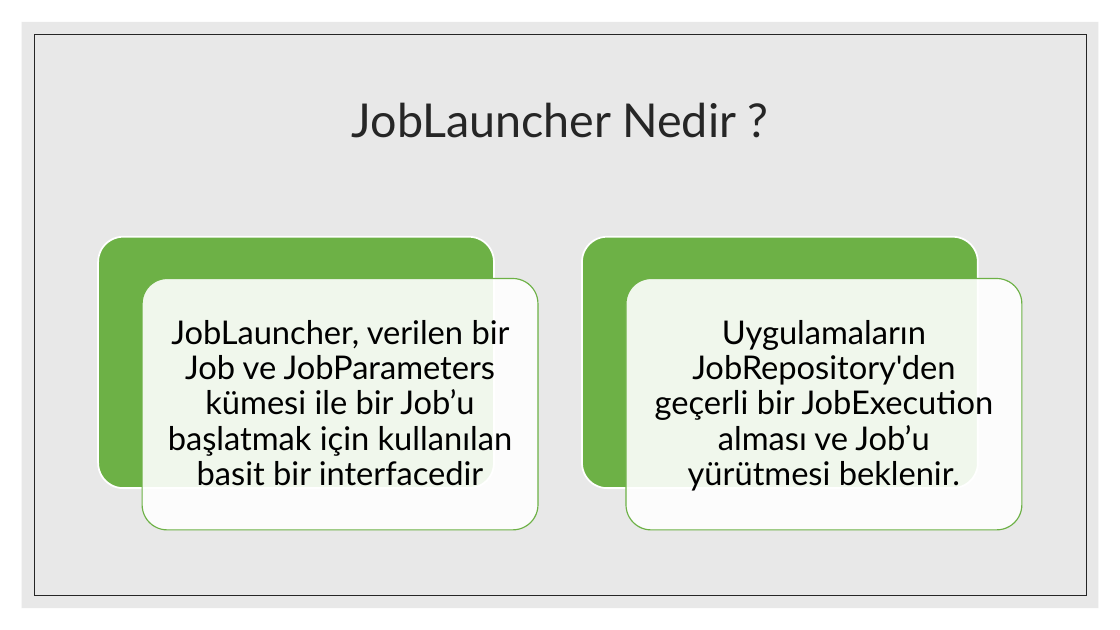
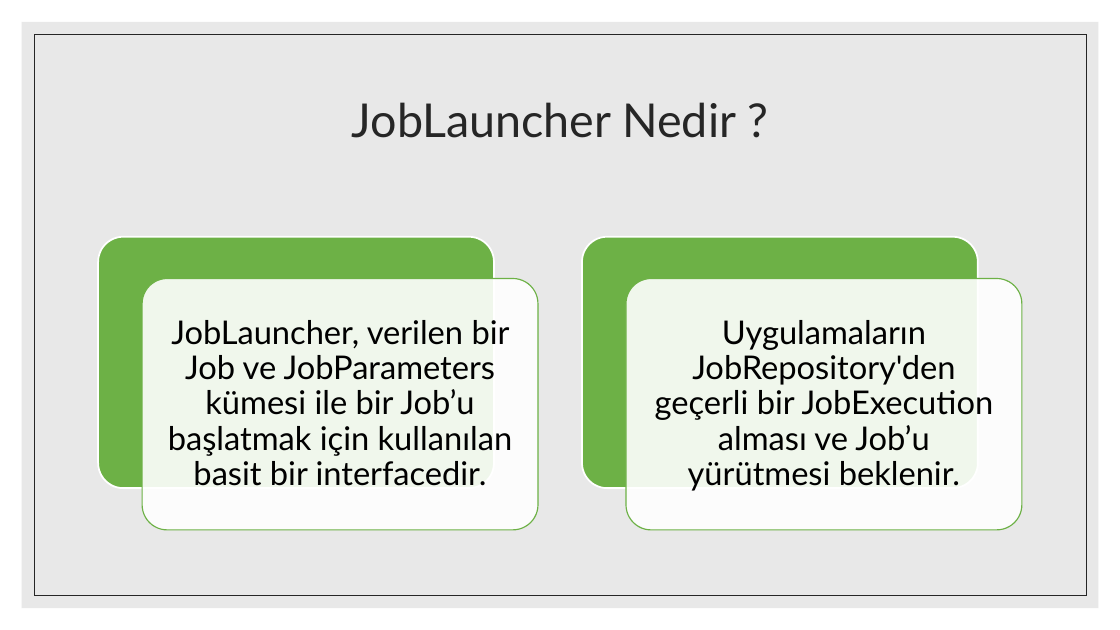
Before and after one commit to yusufemirhanarslan/PythonExercise, a slide deck: slide 14 of SpringBatch.pptx. Drawn at 1120x630 pixels with LibreOffice and Linux fonts; fonts in the diff are those of the drawing. Boxes give left, top, right and bottom in pixels: in the first picture for what was removed or moved away, otherwise in the second. Text is boxed around its words. In the diff, an @@ line names an element or a change of style, - is before the commit and + after.

```diff
--- a/SpringBatch.pptx
+++ b/SpringBatch.pptx
@@ text at [168,320,513,486]: text changed @@
-JobLauncher, verilen bir Job ve JobParameters kümesi ile bir Job’u başlatmak için kullanılan basit bir interfacedir
+JobLauncher, verilen bir Job ve JobParameters kümesi ile bir Job’u başlatmak için kullanılan basit bir interfacedir.
```
Also in this commit, not shown: 9 other slides changed, 3 slides added, 2 slides removed.
